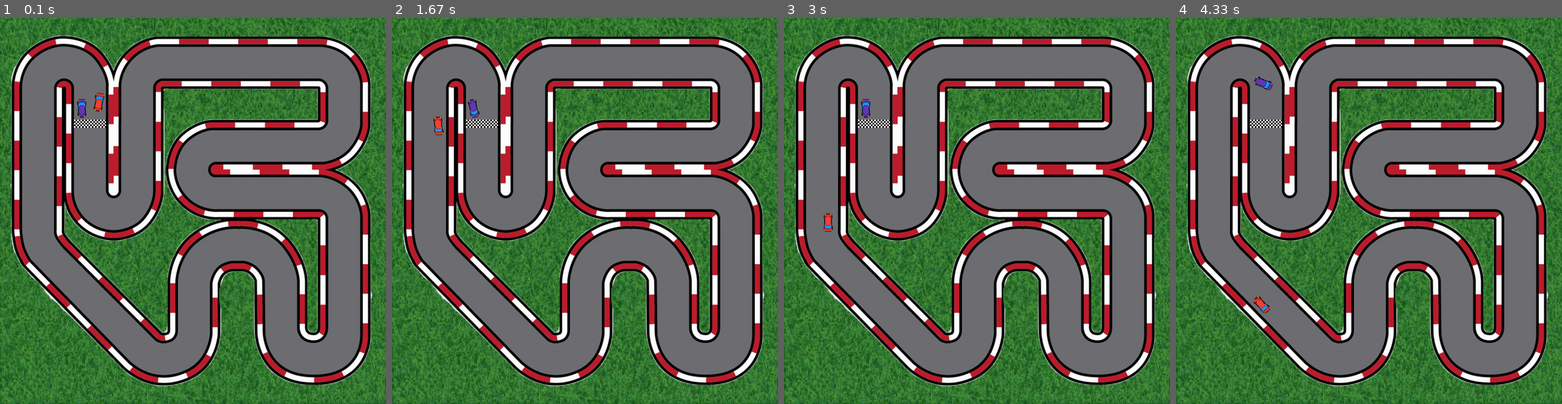
Above: before the commit, frames 1-4 (left to right).
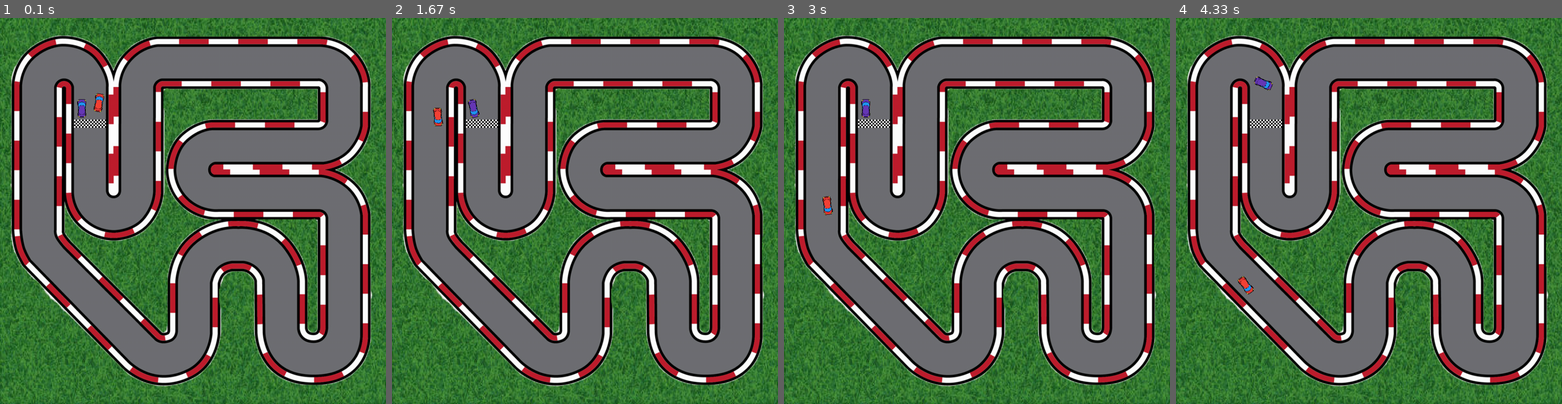
Above: after the commit, the same moments.

Repository: AmirmasoudCS/Pygame-Course
Game: pygame game, started from project_04/main.py
Same seed, same stepped clock (60 frames per second), same inputs: the game is played once before the commit and once after it.
Inputs:
- Up to frame 1 (0.1 s): no input
- Up to frame 2 (1.67 s): hold D 0.33-0.8 s; hold W 0.83-1.13 s; hold D 1.17-1.63 s
- Up to frame 3 (3 s): hold A 1.67-2.2 s; hold A 2.57-2.97 s
- Up to frame 4 (4.33 s): hold W 3-3.37 s; hold D 3.4-4.03 s; hold S from 4.07 s (still down)

The runs differ from the first frame. In frame 1, less than 0.1% of the frame differs, in the area x 24-28%, y 19-25%; in frame 2, 0.1%; in frame 3, 0.2%; in frame 4, 0.2%, in the area x 16-25%, y 66-77%.

Commit message:
Adjusting the speed of the ai

Diff:
--- a/project_04/main.py
+++ b/project_04/main.py
@@ -332,7 +332,7 @@
 
 
 player_car = PlayerCar(3, 3)
-computer_car = ComputerCar(3, 3, load_path())
+computer_car = ComputerCar(2.75, 3, load_path())
 
 race_finished = False
 winner = None
